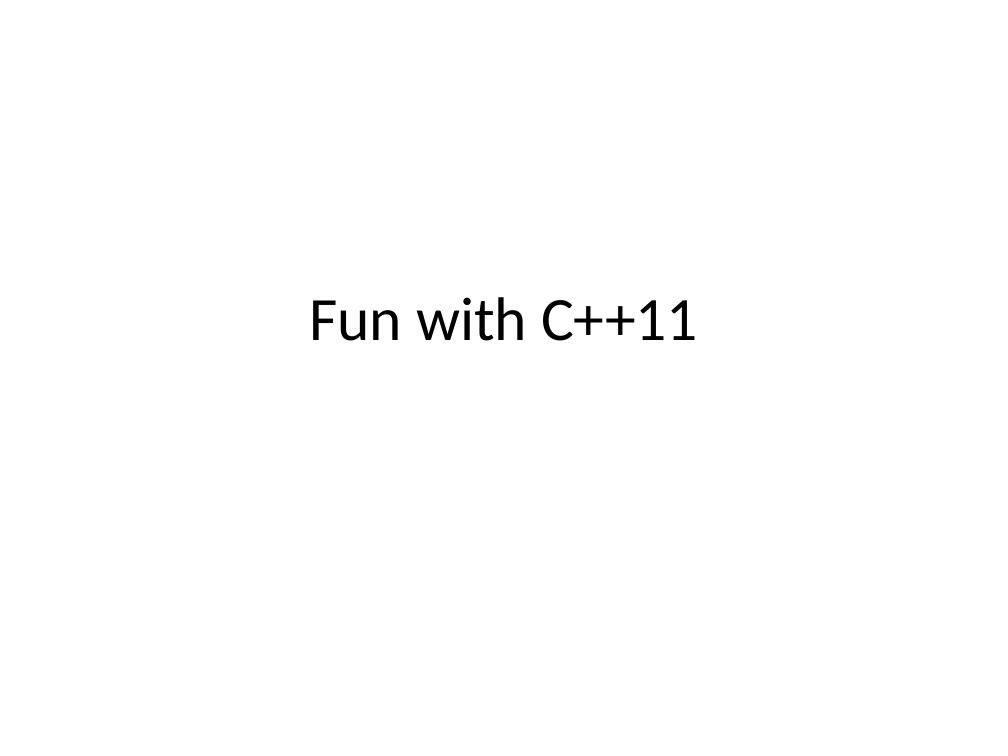
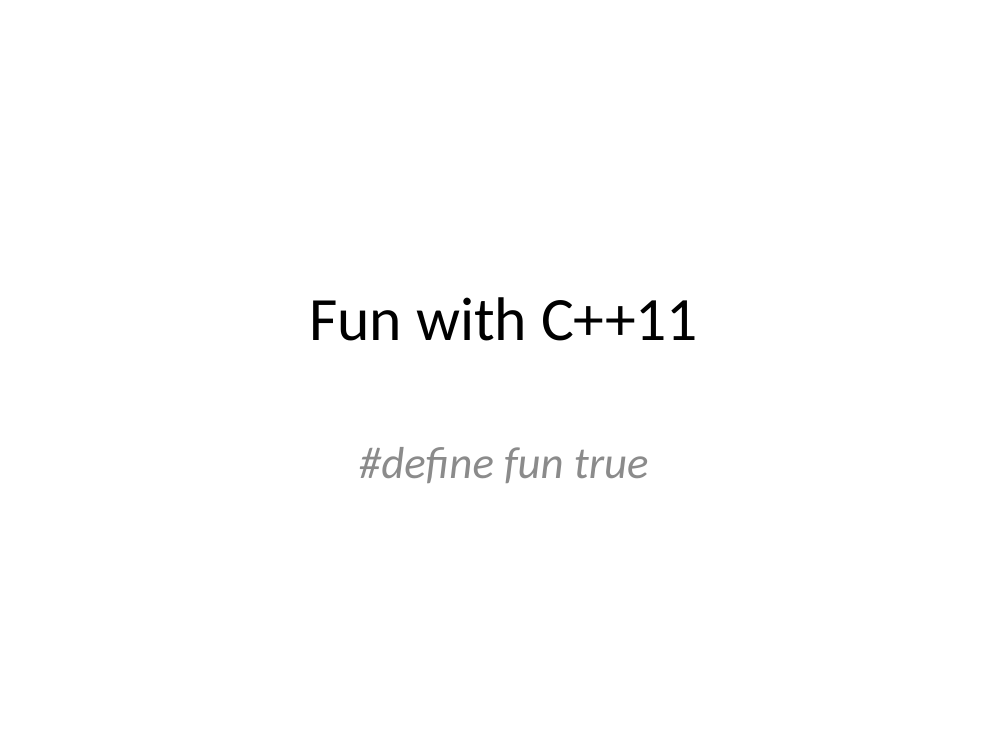
Before and after one commit to fellmad/FunWithCpp11, a slide deck: slide 1 of doc/Fun_with_C++11.pptx. Drawn at 1008x756 pixels with LibreOffice and Linux fonts; fonts in the diff are those of the drawing. Boxes give left, top, right and bottom in pixels: in the first picture for what was removed or moved away, otherwise in the second. Text is boxed around its words. In the diff, an @@ line names an element or a change of style, - is before the commit and + after.

```diff
--- a/doc/Fun_with_C++11.pptx
+++ b/doc/Fun_with_C++11.pptx
@@ subtitle added at <box>359,447,649,483</box>, 32 pt, text #8C8C8C, italic @@
+#define fun true
```
Also in this commit, not shown: 18 other slides changed, 6 slides added, 1 slide removed.
